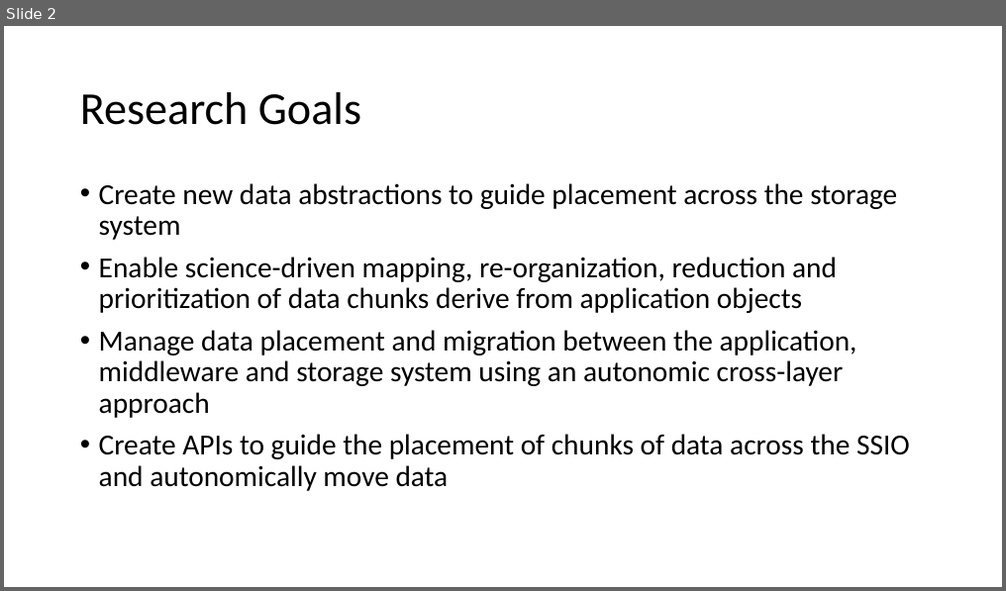
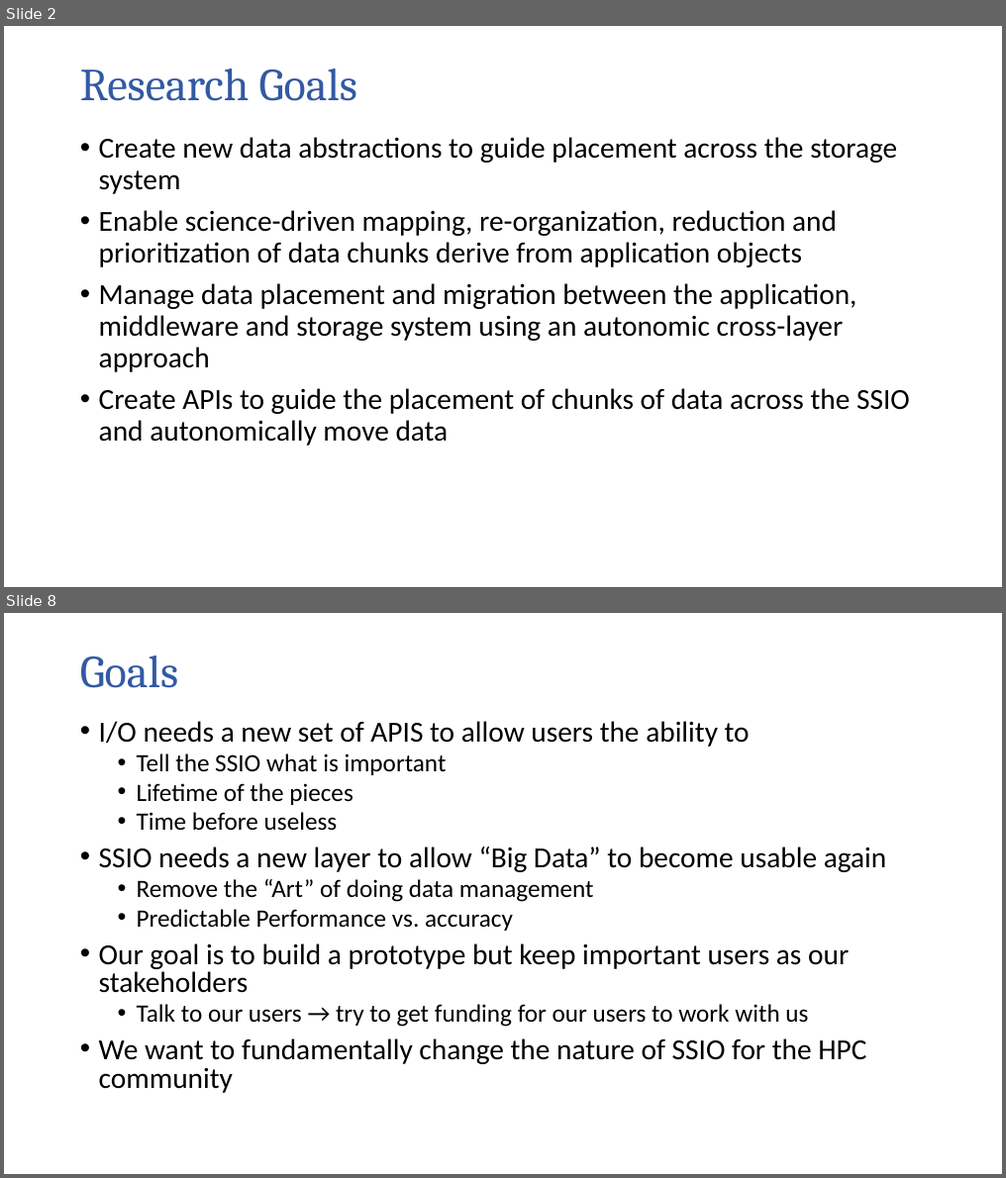
Before and after one commit to TPLink32/sirius, a slide deck: All-Hand-Meetings/AHM-10-14-2015/Presentations/SIRIUS_AHM-klasky.pptx. Shown one above the other, each under a label of ours: slide 2 before the commit, slides 2 and 8 after it; the slides between them are not shown. The pictures are 1006x591 and 1006x1178 pixels, drawn with LibreOffice and Linux fonts; fonts in the diff are those of the drawing; background and template pictures are left out. Boxes give left, top, right and bottom in pixels: in the first picture for what was removed or moved away, otherwise in the second. Text is boxed around its words. In the diff, an @@ line names an element or a change of style, - is before the commit and + after.

```diff
--- a/All-Hand-Meetings/AHM-10-14-2015/Presentations/SIRIUS_AHM-klasky.pptx
+++ b/All-Hand-Meetings/AHM-10-14-2015/Presentations/SIRIUS_AHM-klasky.pptx
@@ slide 8 added at [4,613,1002,1174], background #FFFFFF @@
@@ title added at [80,656,178,688], 44 pt, text #325AA3 @@
+Goals
@@ text added at [99,721,887,1093], 28 pt, text #000000 @@
+• I/O needs a new set of APIS to allow users the ability to
+  • Tell the SSIO what is important
+  • Lifetime of the pieces
+  • Time before useless
+• SSIO needs a new layer to allow “Big Data” to become usable again
+  • Remove the “Art” of doing data management
+  • Predictable Performance vs. accuracy
+• Our goal is to build a prototype but keep important users as our stakeholders
+  • Talk to our users → try to get funding for our users to work with us
+• We want to fundamentally change the nature of SSIO for the HPC community
@@ slide 2 changed as well @@
@@ title "Research Goals" at [80,69,357,101]: font Calibri to Cambria, text colour #000000 to #325AA3 @@
@@ text "Create new data abstractions to ...": place and size @@
-text "Create new data abstractions to ..." at [99,183,910,491]
+text "Create new data abstractions to ..." at [99,137,910,446]
```
Also in this commit, not shown: 1 other slide changed, 9 other slides added.
